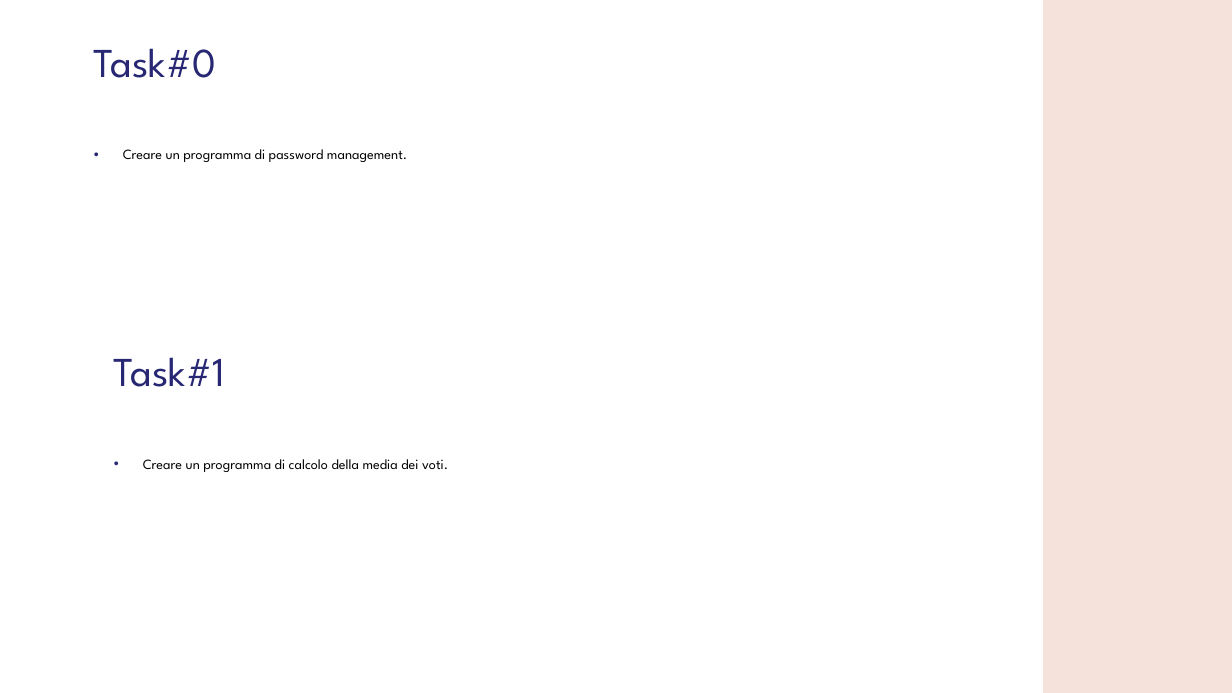
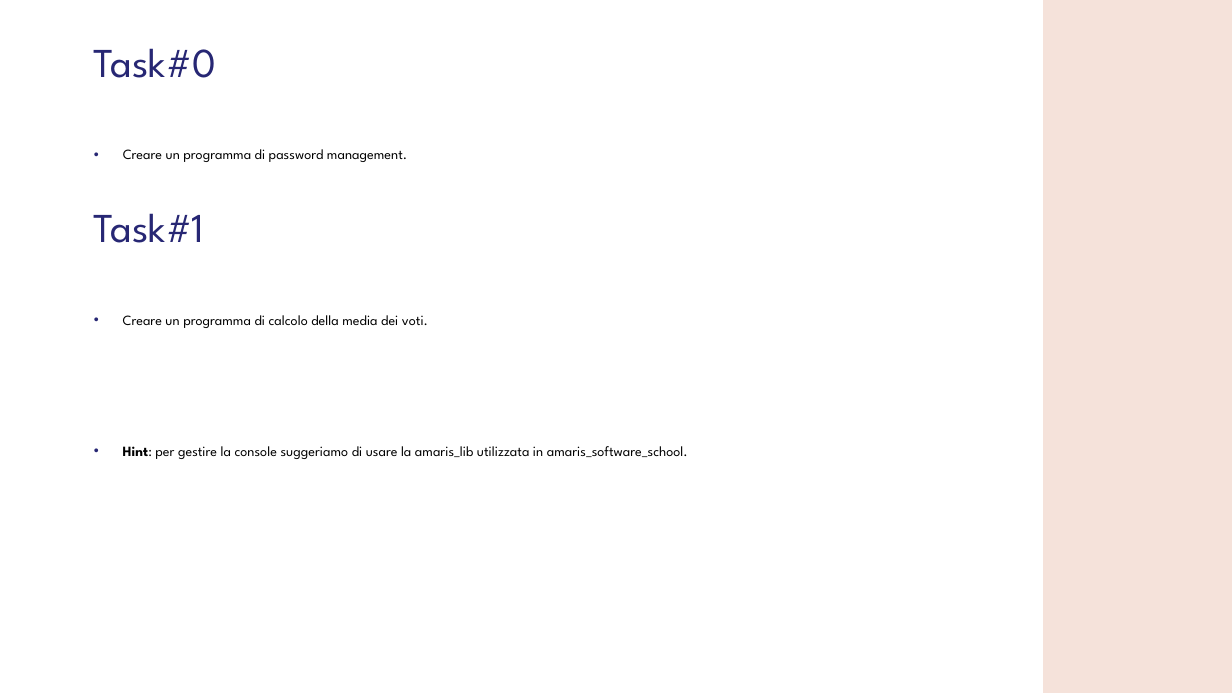
Before and after one commit to GMATZEU42/WS, a slide deck: slide 16 of WS03/WS_3.odp. Drawn at 1232x693 pixels with LibreOffice and Linux fonts; fonts in the diff are those of the drawing; background and template pictures are left out. Boxes give left, top, right and bottom in pixels: in the first picture for what was removed or moved away, otherwise in the second. Text is boxed around its words. In the diff, an @@ line names an element or a change of style, - is before the commit and + after.

```diff
--- a/WS03/WS_3.odp
+++ b/WS03/WS_3.odp
@@ text "Task#1": place and size @@
-text "Task#1" at [114,357,225,387]
+text "Task#1" at [94,213,205,243]
@@ text "Creare un programma di calcolo ...": place and size @@
-text "Creare un programma di calcolo ..." at [143,459,448,472]
+text "Creare un programma di calcolo ..." at [123,315,428,328]
@@ text added at [123,446,688,459], 11 pt, text #000000 @@
+• Hint: per gestire la console suggeriamo di usare la amaris_lib utilizzata in amaris_software_school.
```
Also in this commit, not shown: 12 other slides changed, 2 other files.
